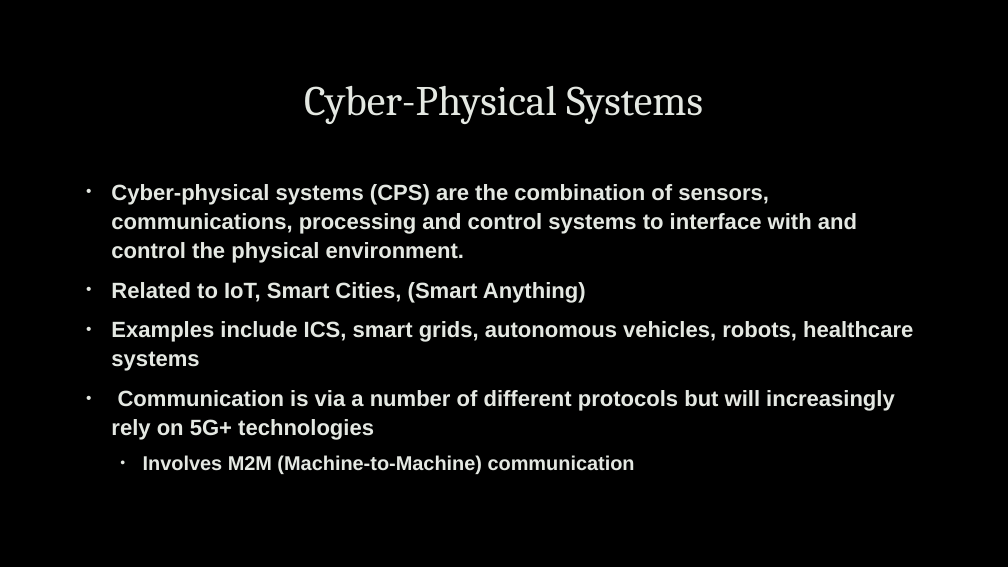
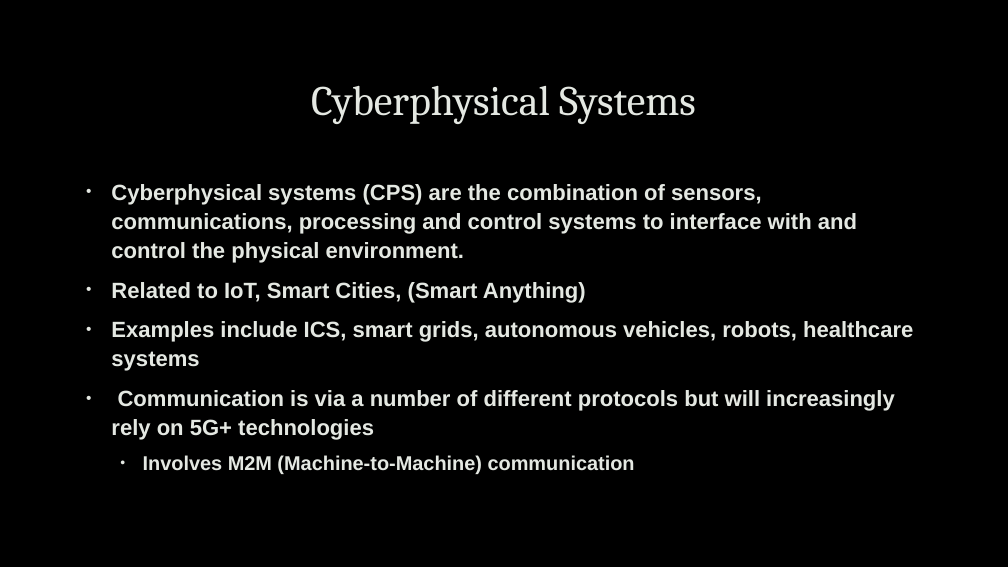
Before and after one commit to uwacsp/cits1003, a slide deck: slide 13 of Lectures/CITS1003-10 CI & CPS.pptx. Drawn at 1008x567 pixels with LibreOffice and Linux fonts; fonts in the diff are those of the drawing; background and template pictures are left out. Boxes give left, top, right and bottom in pixels: in the first picture for what was removed or moved away, otherwise in the second. Text is boxed around its words. In the diff, an @@ line names an element or a change of style, - is before the commit and + after.

Commit message:
Updated lectures 12

```diff
--- a/Lectures/CITS1003-10 CI & CPS.pptx
+++ b/Lectures/CITS1003-10 CI & CPS.pptx
@@ title at (311, 86, 696, 124): text changed @@
-Cyber-Physical Systems
+Cyberphysical Systems
@@ text at (111, 184, 857, 263): text changed @@
-• Cyber-physical systems (CPS) are the combination of sensors, communications, processing and control systems to interface with and control the physical environment.
+• Cyberphysical systems (CPS) are the combination of sensors, communications, processing and control systems to interface with and control the physical environment.
```
Also in this commit, not shown: 2 other slides changed, 2 other files.
